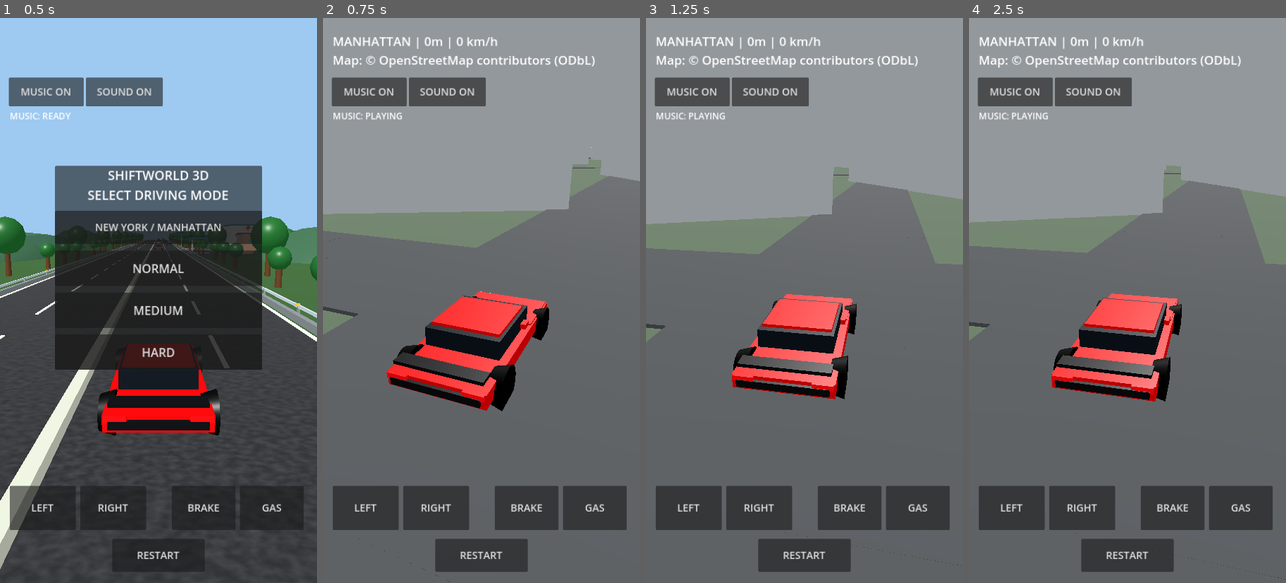
Above: before the commit, frames 1-4 (left to right).
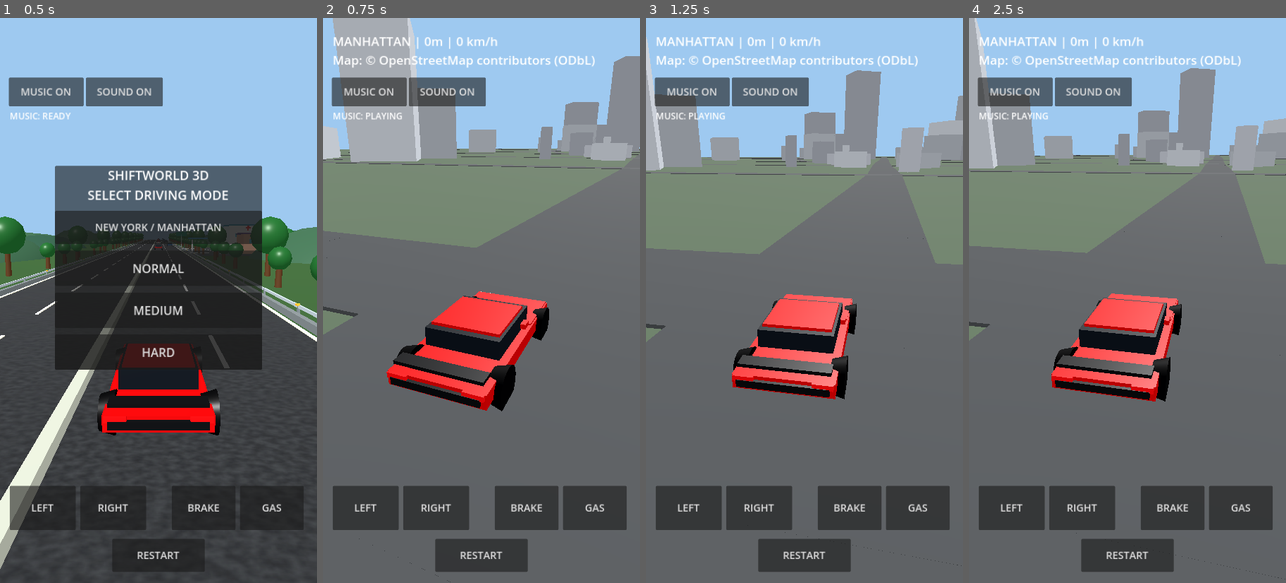
Above: after the commit, the same moments.

Repository: Mehedi13Wp/shiftworld-3d-
Game: Godot game, scene res://scenes/main.tscn
Same seed, same stepped clock (60 frames per second), same inputs: the game is played once before the commit and once after it.
Inputs:
- Up to frame 1 (0.5 s): no input
- Up to frame 2 (0.75 s): click "NEW YORK / MANHATTAN" at 0.5 s
- Up to frame 3 (1.25 s): no input
- Up to frame 4 (2.5 s): click "RESTART" at 1.25 s; click "NEW YORK / MANHATTAN" at 2 s

Frame 1 is identical in both runs. In frame 2, 22% of the frame differs, in the area x 0-100%, y 0-35%; in frame 3, 26%, in the area x 0-100%, y 0-37%; in frame 4, 25%.

Commit message:
Filter oversized OSM building boxes in Manhattan city mode

Diff:
--- a/scripts/city_world.gd
+++ b/scripts/city_world.gd
@@ -39,7 +39,7 @@
 		var db: float = float(pb[0][0]) * float(pb[0][0]) + float(pb[0][1]) * float(pb[0][1])
 		return da < db
 	)
-	for i in range(mini(buildings.size(), 550)):
+	for i in range(mini(buildings.size(), 420)):
 		_add_building(buildings[i])
 	return true
 
@@ -85,14 +85,21 @@
 		max_x = maxf(max_x,float(point[0]))
 		min_z = minf(min_z,float(point[1]))
 		max_z = maxf(max_z,float(point[1]))
-	var height := float(building.get("height",11.0))
+	var footprint_width := max_x - min_x
+	var footprint_depth := max_z - min_z
+	if footprint_width > 34.0 or footprint_depth > 34.0:
+		return
+	if footprint_width < 2.0 or footprint_depth < 2.0:
+		return
+	var height := clampf(float(building.get("height",11.0)),5.0,75.0)
 	var mesh := BoxMesh.new()
-	mesh.size = Vector3(maxf(1.0,max_x-min_x),height,maxf(1.0,max_z-min_z))
+	mesh.size = Vector3(footprint_width,height,footprint_depth)
 	var instance := MeshInstance3D.new()
 	instance.mesh = mesh
 	instance.position = Vector3((min_x+max_x)*0.5,height*0.5,(min_z+max_z)*0.5)
 	var mat := StandardMaterial3D.new()
-	mat.albedo_color = Color(0.62,0.64,0.66)
+	var tone := float(int(building.get("id",0)) % 5) * 0.035
+	mat.albedo_color = Color(0.56+tone,0.58+tone,0.61+tone)
 	mat.roughness = 0.88
 	instance.material_override = mat
 	city_root.add_child(instance)
